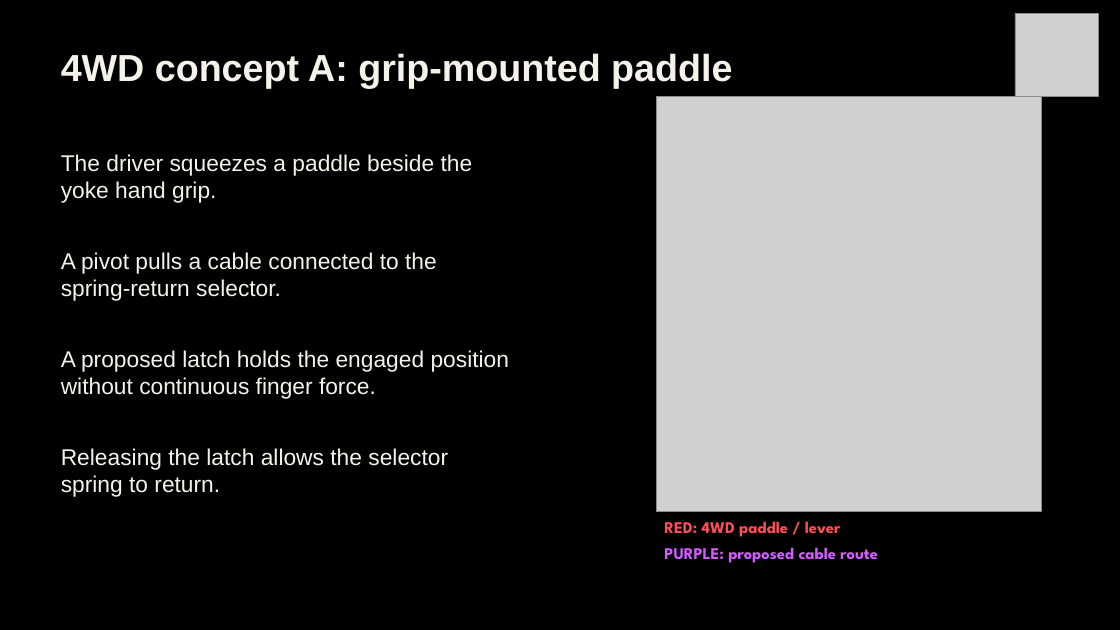
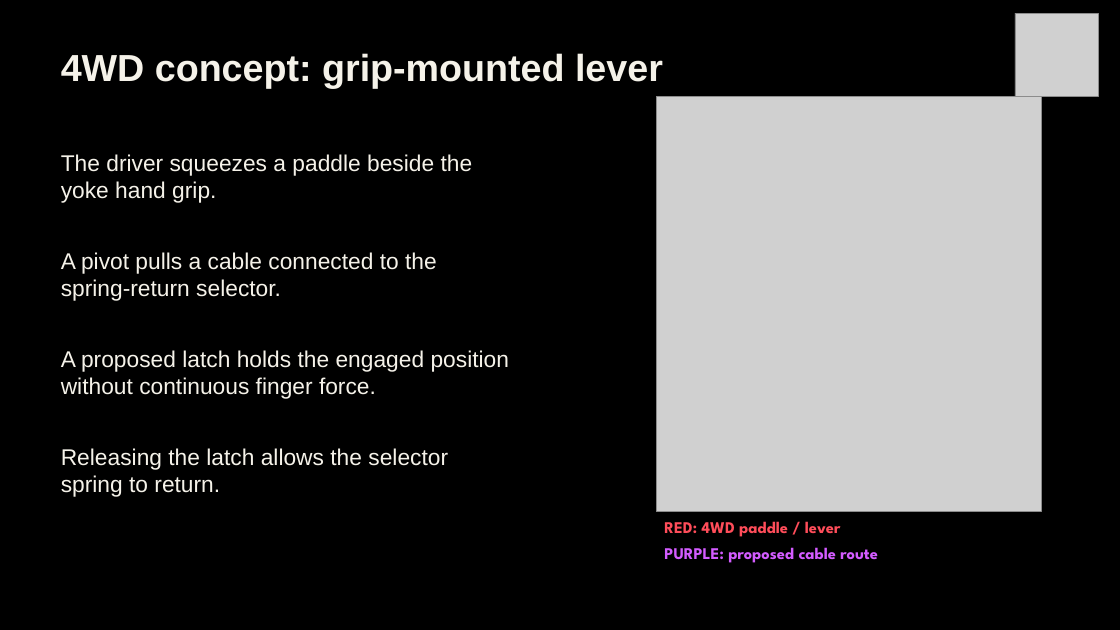
Before and after one commit to Polowater123/Aggie-Baja-Controls-The-A.B.C.-, a slide deck: slide 12 of PDR Draft.pptx (slide 13 before the commit). Drawn at 1120x630 pixels with LibreOffice and Linux fonts; fonts in the diff are those of the drawing; grey boxes stand for pictures. Boxes give left, top, right and bottom in pixels: in the first picture for what was removed or moved away, otherwise in the second. Text is boxed around its words. In the diff, an @@ line names an element or a change of style, - is before the commit and + after.

```diff
--- a/PDR Draft.pptx
+++ b/PDR Draft.pptx
@@ text at (61,53,663,88): text changed @@
-4WD concept A: grip-mounted paddle
+4WD concept: grip-mounted lever
```
Also in this commit, not shown: 7 other slides changed, 1 slide added, 6 slides removed.
